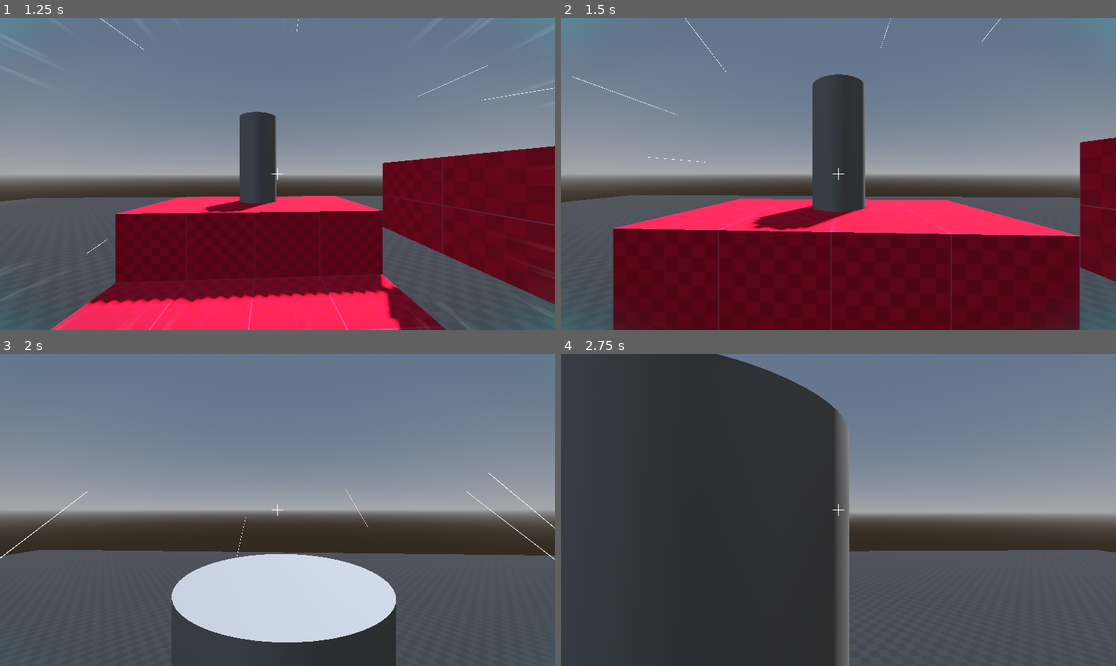
Above: before the commit, frames 1-4 (two rows, left to right).
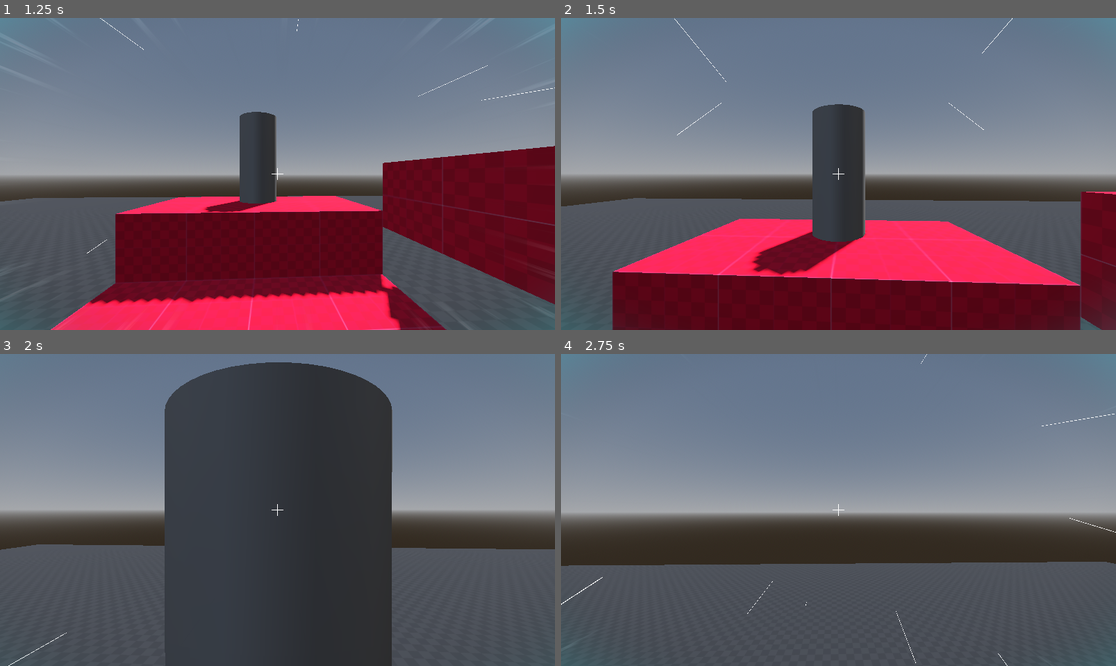
Above: after the commit, the same moments.

Repository: drekunia/tubeland
Game: Godot game, scene res://scenes/environments/prototype_level.tscn
Same seed, same stepped clock (60 frames per second), same inputs: the game is played once before the commit and once after it.
Inputs (mouse positions are in pixels of both pictures, inside the frame that each line leads up to):
- Up to frame 1 (1.25 s): tap Enter at 0.5 s; move the mouse to (305, 174) at 0.52 s; press the mouse at (305, 174) at 0.53 s; hold W (move_forward) from 0.53 s (still down); tap Space (jump) at 0.77, 0.8, 1.07 s
- Up to frame 2 (1.5 s): keep holding W (move_forward); move the mouse to (810, 174) at 1.27 s; release the mouse at (810, 174) at 1.28 s; tap Space (jump) at 1.35 s
- Up to frame 3 (2 s): keep holding W (move_forward); tap Space (jump) at 1.52, 1.82 s; click (249, 510) at 1.55 s
- Up to frame 4 (2.75 s): keep holding W (move_forward); move the mouse to (849, 503) at 2.02 s; press the mouse at (849, 503) at 2.03 s; tap Space (jump) at 2.3 s

Frame 1 is identical in both runs. In frame 2, 21% of the frame differs, in the area x 0-100%, y 0-100%; in frame 3, 32%; in frame 4, 45%.

Commit message:
hold down attack button

Diff:
--- a/scripts/player/melee_hitbox.gd
+++ b/scripts/player/melee_hitbox.gd
@@ -6,6 +6,11 @@
 @export var player_controller: PlayerController
 @export var melee_cast: ShapeCast3D
 var can_melee: bool = true
+
+func _physics_process(_delta: float) -> void:
+	# Make sure this matches your exact Input Map name!
+	if Input.is_action_pressed("attack"):
+		perform_melee()
 
 func perform_melee():
 	if not can_melee:
--- a/scripts/player/player_controller.gd
+++ b/scripts/player/player_controller.gd
@@ -10,7 +10,7 @@
 	if not is_on_floor():
 		velocity += get_gravity() * delta
 
-	if Input.is_action_just_pressed("jump") and is_on_floor():
+	if Input.is_action_pressed("jump") and is_on_floor():
 		velocity.y = jump_velocity
 
 	var input_dir := Input.get_vector("move_left", "move_right", "move_forward", "move_back")
@@ -31,8 +31,3 @@
 
 func update_rotation(rotation_input: Vector3) -> void:
 	global_transform.basis = Basis.from_euler(rotation_input)
-
-func _unhandled_input(event: InputEvent) -> void:
-	# Check if the exact action we created in the Input Map was just pressed
-	if event.is_action_pressed("attack"):
-		melee_hitbox.perform_melee()
